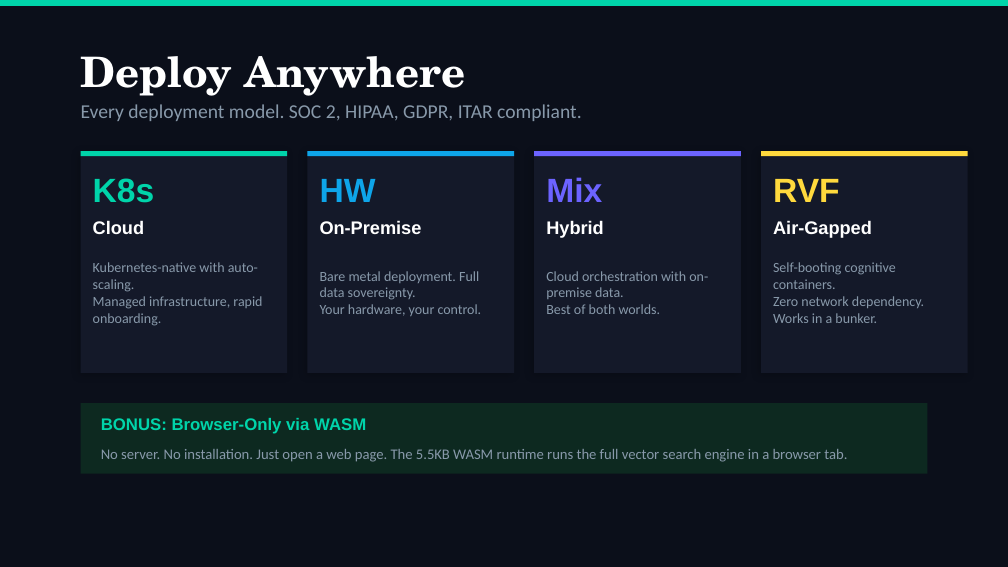
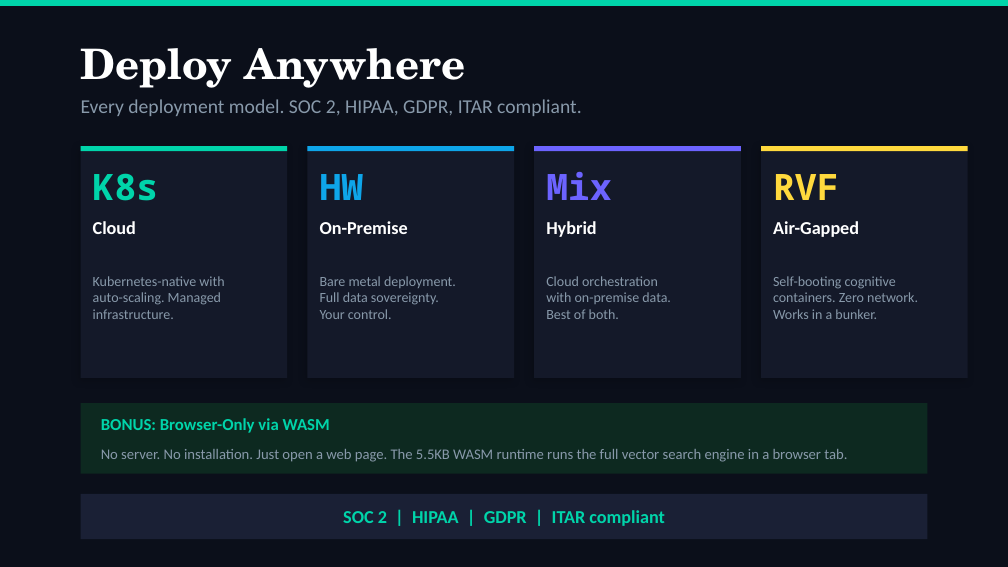
Before and after one commit to JLMA-Agentic-Ai/jlma-Ask-Ruvnet, a slide deck: slide 17 of docs/presentations/CEO-Deck-RuvNet-2026.pptx (slide 18 before the commit). Drawn at 1008x567 pixels with LibreOffice and Linux fonts; fonts in the diff are those of the drawing. Boxes give left, top, right and bottom in pixels: in the first picture for what was removed or moved away, otherwise in the second. Text is boxed around its words. In the diff, an @@ line names an element or a change of style, - is before the commit and + after.

```diff
--- a/docs/presentations/CEO-Deck-RuvNet-2026.pptx
+++ b/docs/presentations/CEO-Deck-RuvNet-2026.pptx
@@ text "Deploy Anywhere": place and size @@
-text "Deploy Anywhere" at [81,56,465,96]
+text "Deploy Anywhere" at [81,48,465,88]
@@ rectangle: place and size @@
-rectangle at [81,151,287,373]
+rectangle at [81,146,287,378]
@@ rectangle: place and size @@
-rectangle at [307,151,514,373]
+rectangle at [307,146,514,378]
@@ rectangle: place and size @@
-rectangle at [534,151,741,373]
+rectangle at [534,146,741,378]
@@ 4 rectangles, 1 text: place and size @@
-4 rectangles, 1 text at [81,104,968,156]
+4 rectangles, 1 text at [81,99,968,151]
@@ rectangle: place and size @@
-rectangle at [761,151,968,373]
+rectangle at [761,146,968,378]
@@ size 24 to 26 pt, font Arial to Noto Sans Mono in 4 elements at [773,174,839,200], [93,173,159,201], [320,174,364,200], [546,171,612,200] @@
@@ text at [93,276,224,319]: text changed @@
-Kubernetes-native with auto-scaling.
-Managed infrastructure, rapid onboarding.
+Kubernetes-native with
+auto-scaling. Managed
+infrastructure.
@@ text at [320,276,456,319]: text changed @@
-Bare metal deployment. Full data sovereignty.
-Your hardware, your control.
+Bare metal deployment.
+Full data sovereignty.
+Your control.
@@ text at [546,276,671,319]: text changed @@
-Cloud orchestration with on-premise data.
-Best of both worlds.
+Cloud orchestration
+with on-premise data.
+Best of both.
@@ text at [773,276,918,319]: text changed @@
-Self-booting cognitive containers.
-Zero network dependency. Works in a bunker.
+Self-booting cognitive
+containers. Zero network.
+Works in a bunker.
@@ font Arial to Calibri in 5 elements at [93,221,136,234], [320,221,408,234], [546,221,596,237], [773,221,859,237], [101,418,330,433] @@
@@ rectangle added at [81,494,927,539], fill #1A2035 @@
@@ text added at [343,510,664,526], 13 pt, text #00D4AA, bold @@
+SOC 2 | HIPAA | GDPR | ITAR compliant
```
Also in this commit, not shown: 14 other slides changed, 4 slides added, 4 slides removed, 3 other files.
